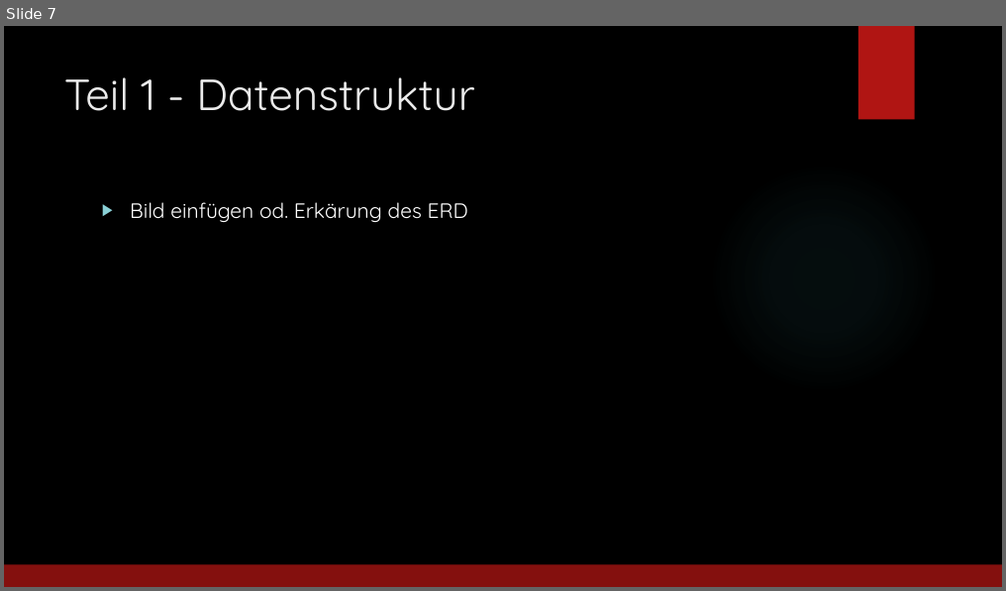
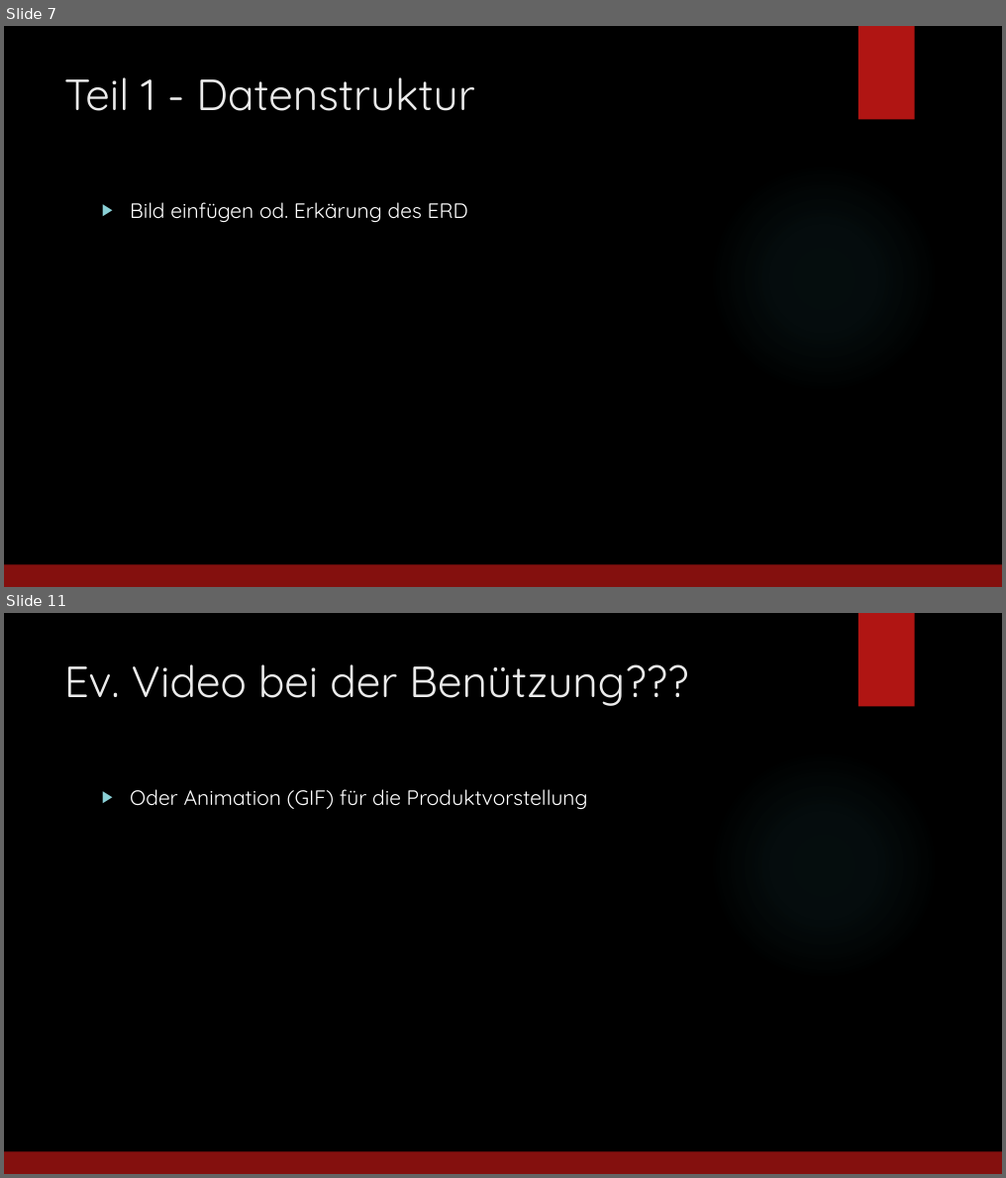
Before and after one commit to jfuerlinger/htl-da-2021_22-feedback-app, a slide deck: Praesentation/Praesentation_Diplomarbeit_FeedbackApp.pptx. Shown one above the other, each under a label of ours: slide 7 before the commit, slides 7 and 11 after it; the slides between them are not shown. The pictures are 1006x591 and 1006x1178 pixels, drawn with LibreOffice and Linux fonts; fonts in the diff are those of the drawing; background and template pictures are left out. Boxes give left, top, right and bottom in pixels: in the first picture for what was removed or moved away, otherwise in the second. Text is boxed around its words. In the diff, an @@ line names an element or a change of style, - is before the commit and + after.

```diff
--- a/Praesentation/Praesentation_Diplomarbeit_FeedbackApp.pptx
+++ b/Praesentation/Praesentation_Diplomarbeit_FeedbackApp.pptx
@@ slide 11 added at (4,613,1002,1174), background picture (left out); not listed: 3 template elements that a slide beside it also shows @@
@@ title added at (64,664,688,706), 42 pt, text #EBEBEB @@
+Ev. Video bei der Benützung???
@@ text added at (130,789,588,810), 20 pt, text #FFFFFF @@
+▶ Oder Animation (GIF) für die Produktvorstellung
```
Also in this commit, not shown: 5 slides changed, 1 other slide added.
